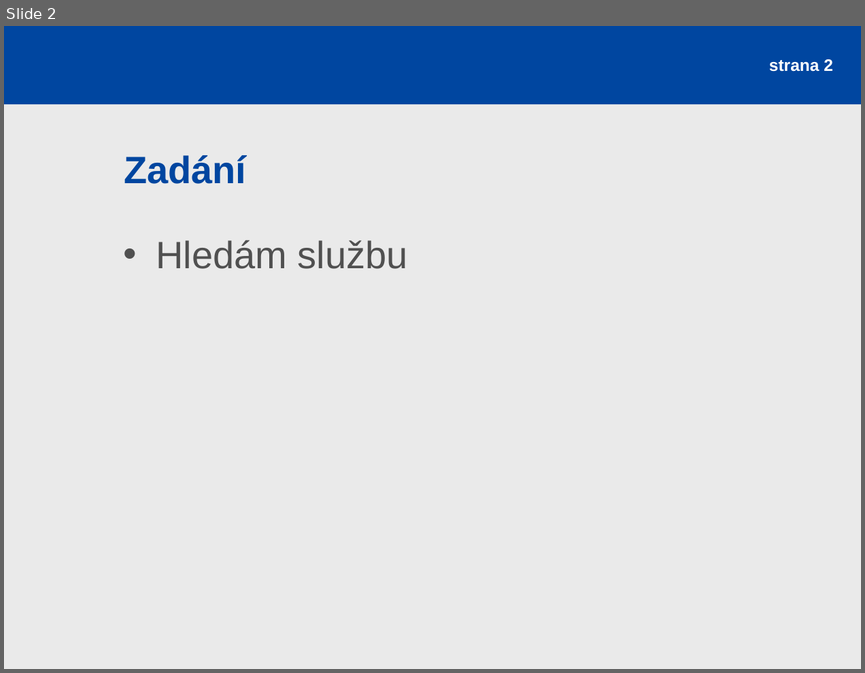
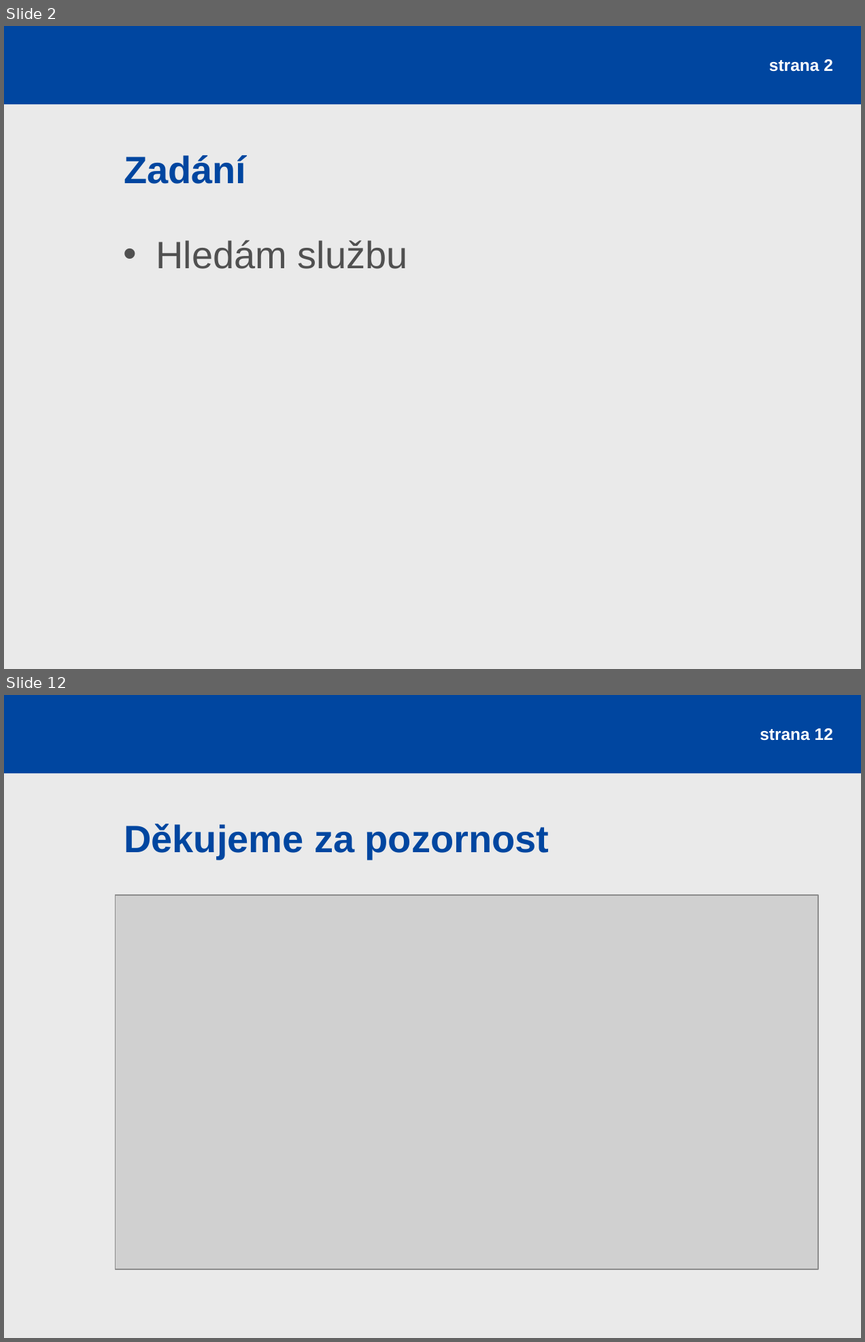
Before and after one commit to rajzik/databaze, a slide deck: prezentace.ppt. Shown one above the other, each under a label of ours: slide 2 before the commit, slides 2 and 12 after it; the slides between them are not shown. The pictures are 865x673 and 865x1342 pixels, drawn with LibreOffice and Linux fonts; fonts in the diff are those of the drawing; grey boxes stand for pictures. Boxes give left, top, right and bottom in pixels: in the first picture for what was removed or moved away, otherwise in the second. Text is boxed around its words. In the diff, an @@ line names an element or a change of style, - is before the commit and + after.

```diff
--- a/prezentace.ppt
+++ b/prezentace.ppt
@@ slide 12 added at (4,695,861,1338), background #EAEAEA; not listed: 1 template element that a slide beside it also shows @@
@@ page number added at (759,728,833,741), 14 pt, text #FFFFFF, bold @@
+strana 12
@@ title added at (124,824,549,859), 32 pt, text #0046A0, bold @@
+Děkujeme za pozornost
@@ picture added at (116,895,818,1269) @@
```
Also in this commit, not shown: 2 slides changed, 7 other slides added, 2 slides removed, 9 other files.
